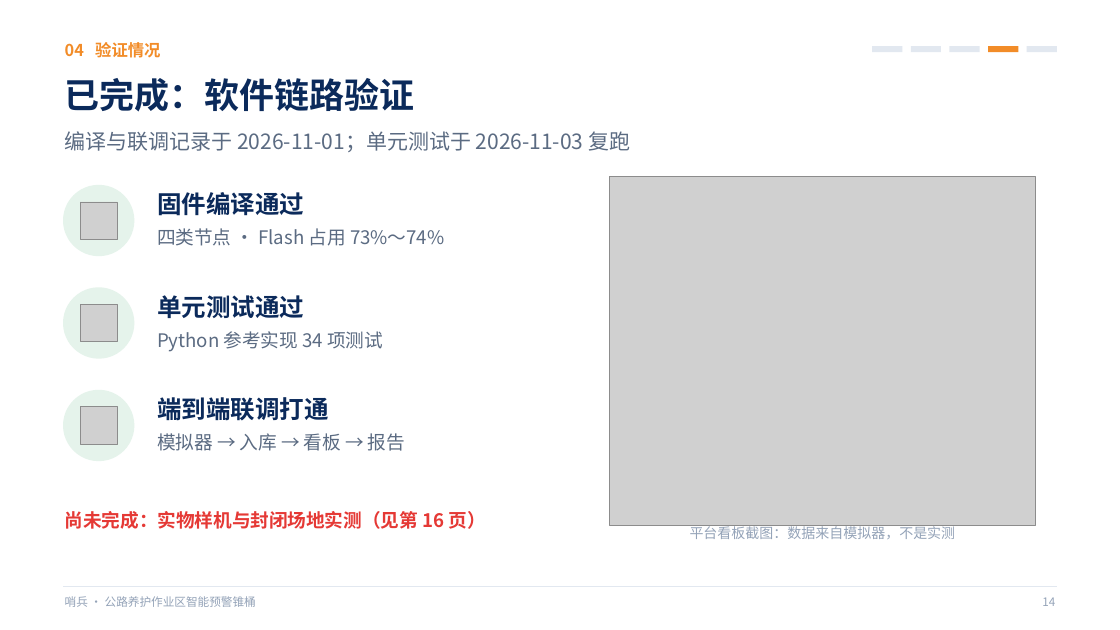
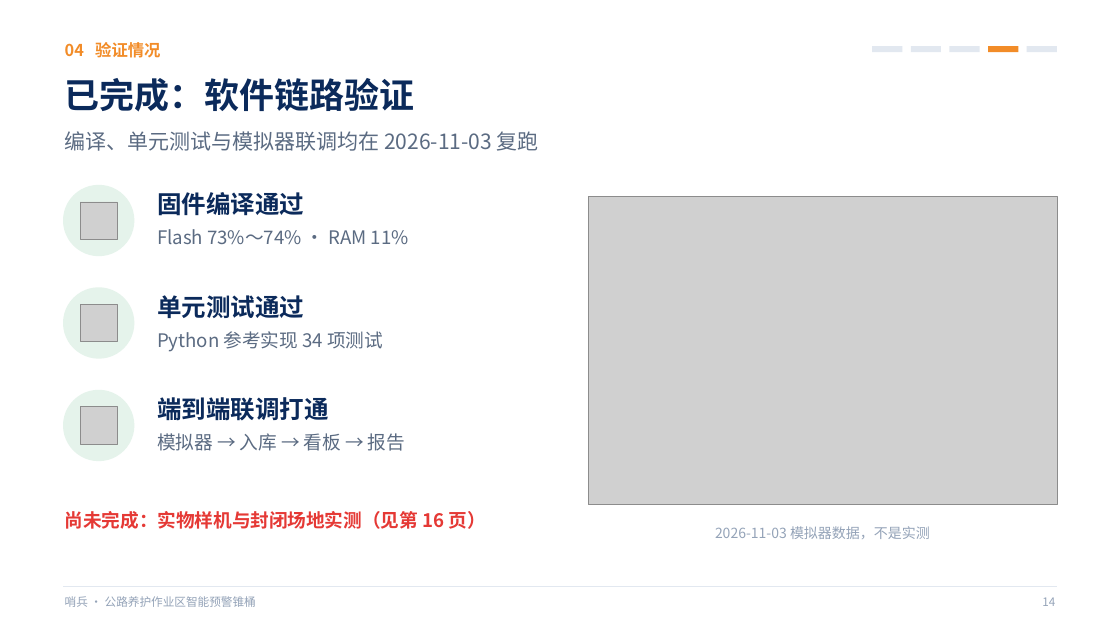
Before and after one commit to wy165611/smart-warning-cone, a slide deck: slide 14 of competition/challenge-cup/哨兵_挑战杯答辩PPT.pptx. Drawn at 1120x630 pixels with LibreOffice and Linux fonts; fonts in the diff are those of the drawing; grey boxes stand for pictures. Boxes give left, top, right and bottom in pixels: in the first picture for what was removed or moved away, otherwise in the second. Text is boxed around its words. In the diff, an @@ line names an element or a change of style, - is before the commit and + after.

```diff
--- a/competition/challenge-cup/哨兵_挑战杯答辩PPT.pptx
+++ b/competition/challenge-cup/哨兵_挑战杯答辩PPT.pptx
@@ text at (x1=65, y1=131, x2=539, y2=151): text changed @@
-编译与联调记录于 2026-11-01；单元测试于 2026-11-03 复跑
+编译、单元测试与模拟器联调均在 2026-11-03 复跑
@@ picture resized from (x1=610, y1=176, x2=1035, y2=525) to (x1=588, y1=197, x2=1057, y2=505) @@
@@ text at (x1=157, y1=229, x2=409, y2=244): text changed @@
-四类节点 · Flash 占用 73%～74%
+Flash 73%～74% · RAM 11%
@@ text at (x1=715, y1=526, x2=930, y2=539): text changed @@
-平台看板截图：数据来自模拟器，不是实测
+2026-11-03 模拟器数据，不是实测
```
Also in this commit, not shown: 13 other files.
